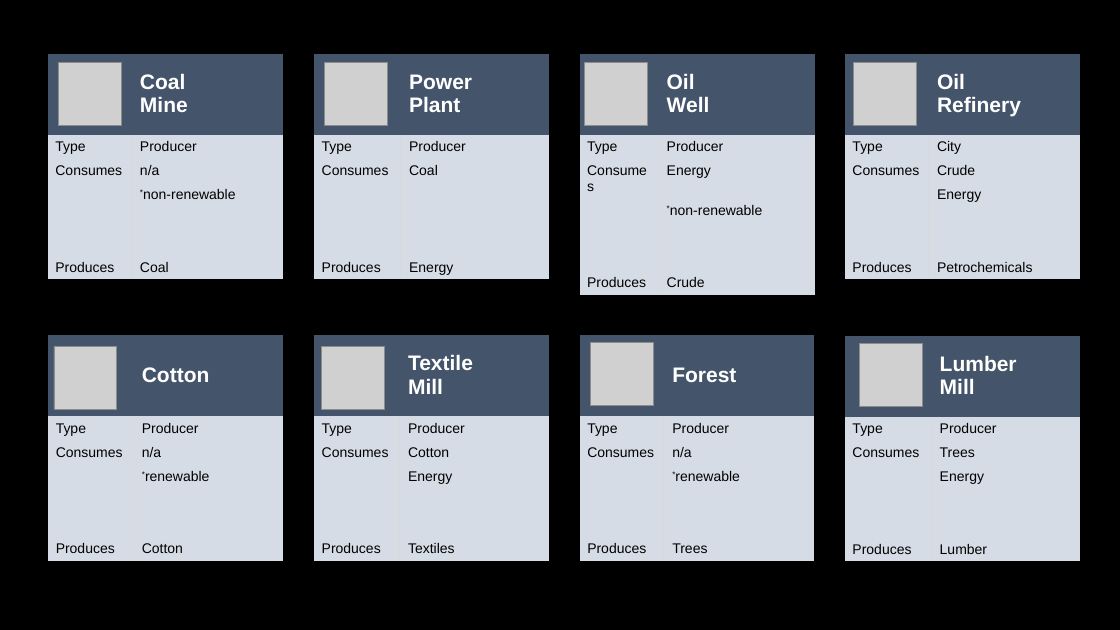
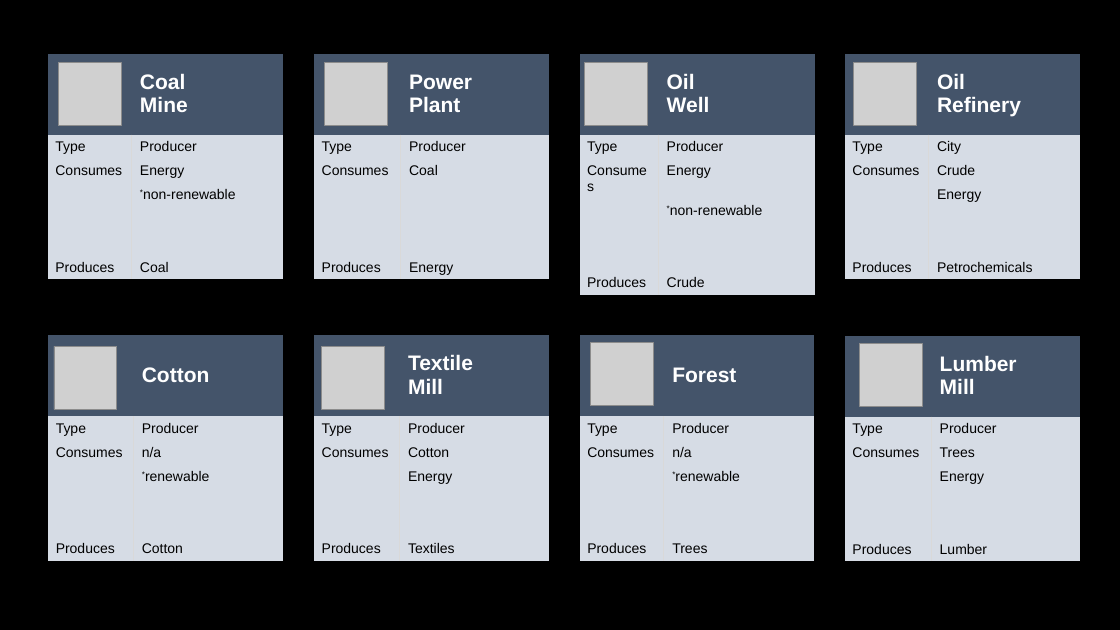
Before and after one commit to maana-io/maana-sim-logistics, a slide deck: slide 6 of v3/assets/wiki-assets/Entities.pptx. Drawn at 1120x630 pixels with LibreOffice and Linux fonts; fonts in the diff are those of the drawing; grey boxes stand for pictures. Boxes give left, top, right and bottom in pixels: in the first picture for what was removed or moved away, otherwise in the second. Text is boxed around its words. In the diff, an @@ line names an element or a change of style, - is before the commit and + after.

```diff
--- a/v3/assets/wiki-assets/Entities.pptx
+++ b/v3/assets/wiki-assets/Entities.pptx
@@ table at (x1=47, y1=53, x2=284, y2=286) @@
-row 3, column 2: n/a
+row 3, column 2: Energy
```
Also in this commit, not shown: 2 other slides changed.
